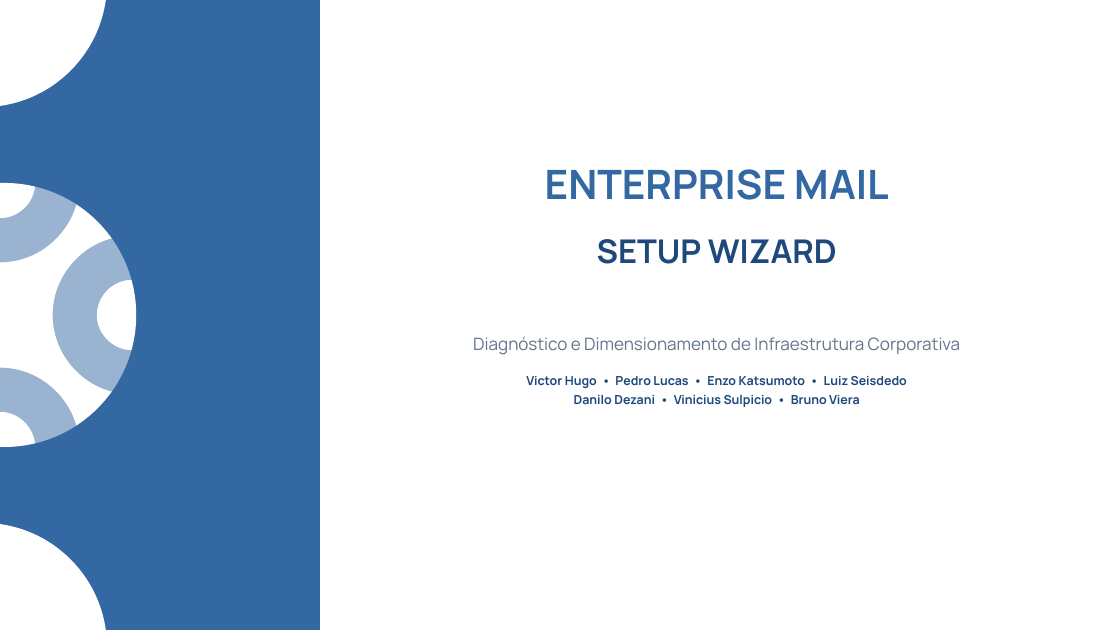
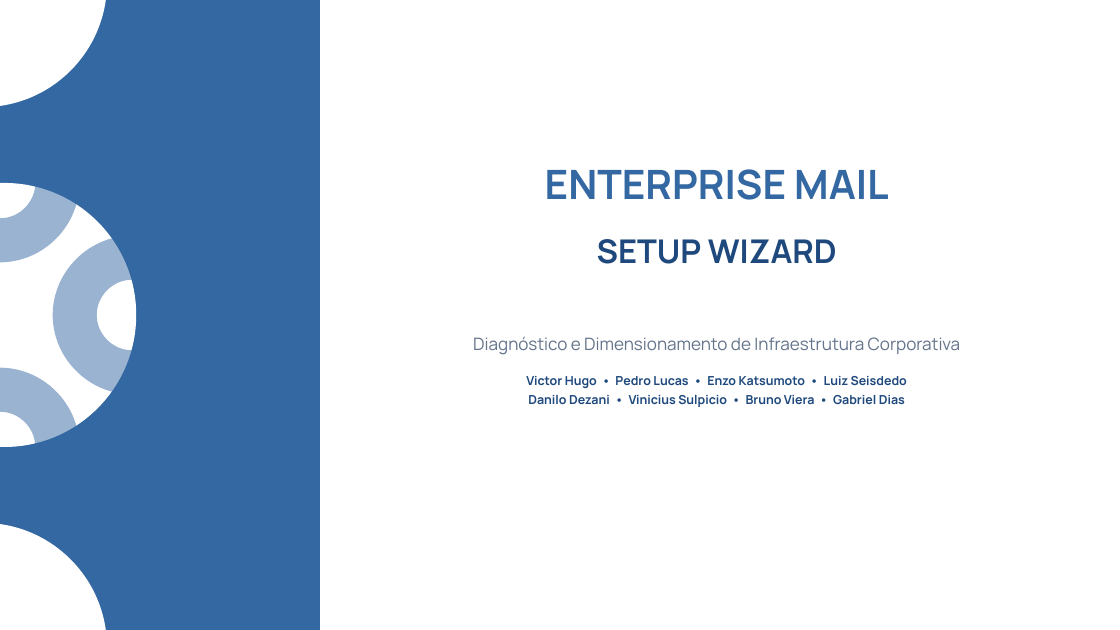
Before and after one commit to Viniciusulpicio/wizard-pattern, a slide deck: slide 1 of PADRAO.pptx. Drawn at 1120x630 pixels with LibreOffice and Linux fonts; fonts in the diff are those of the drawing. Boxes give left, top, right and bottom in pixels: in the first picture for what was removed or moved away, otherwise in the second. Text is boxed around its words. In the diff, an @@ line names an element or a change of style, - is before the commit and + after.

```diff
--- a/PADRAO.pptx
+++ b/PADRAO.pptx
@@ text at box(528, 395, 905, 407): text changed @@
-Danilo Dezani • Vinicius Sulpicio • Bruno Viera
+Danilo Dezani • Vinicius Sulpicio • Bruno Viera • Gabriel Dias
```
Also in this commit, not shown: 4 other files.
